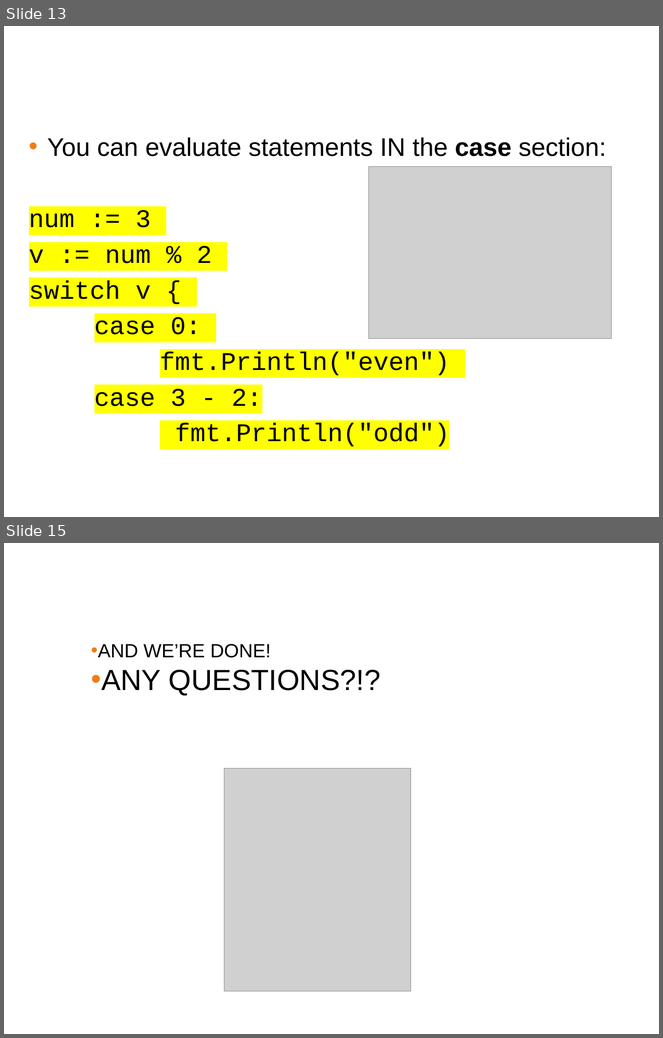
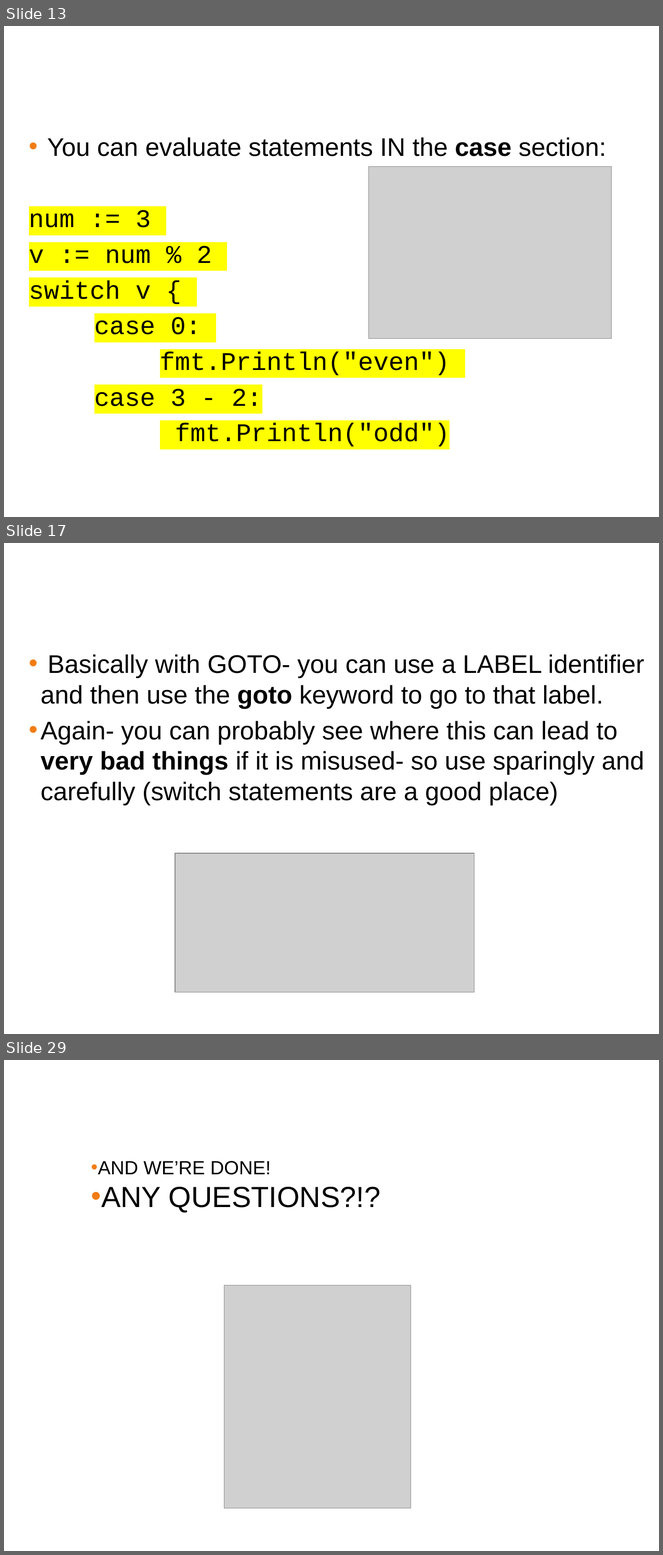
Before and after one commit to ferninphilly/golang_vmware, a slide deck: Module_Three/presentations/module_3_presentation.pptx. Shown one above the other, each under a label of ours: slides 13 and 15 before the commit, slides 13, 17 and 29 after it; the slides between them are not shown. The pictures are 663x1038 and 663x1555 pixels, drawn with LibreOffice and Linux fonts; fonts in the diff are those of the drawing; grey boxes stand for pictures; background and template pictures are left out. Boxes give left, top, right and bottom in pixels: in the first picture for what was removed or moved away, otherwise in the second. Text is boxed around its words. In the diff, an @@ line names an element or a change of style, - is before the commit and + after.

```diff
--- a/Module_Three/presentations/module_3_presentation.pptx
+++ b/Module_Three/presentations/module_3_presentation.pptx
@@ slide 17 added at [4, 543, 659, 1034], background #FFFFFF @@
@@ title added at [9, 554, 653, 602], 38 pt, text #FFFFFF @@
+Goto In GO
@@ text added at [40, 654, 645, 806], 28 pt, text #000000 @@
+• Basically with GOTO- you can use a LABEL identifier and then use the goto keyword to go to that label.
+• Again- you can probably see where this can lead to very bad things if it is misused- so use sparingly and carefully (switch statements are a good place)
@@ picture added at [175, 853, 475, 992] @@
@@ what was slide 15 is now slide 29 @@
```
Also in this commit, not shown: 1 slide changed, 14 other slides added, 1 slide removed, 1 other file.
